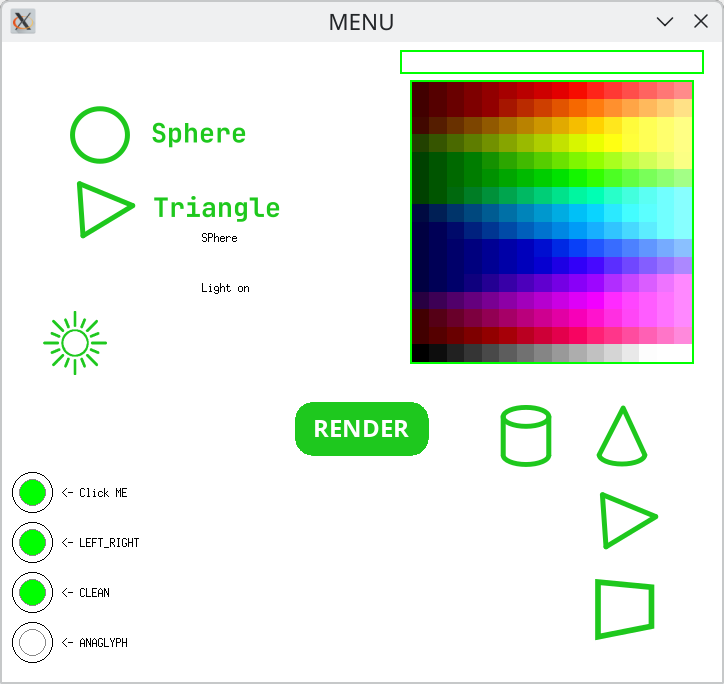
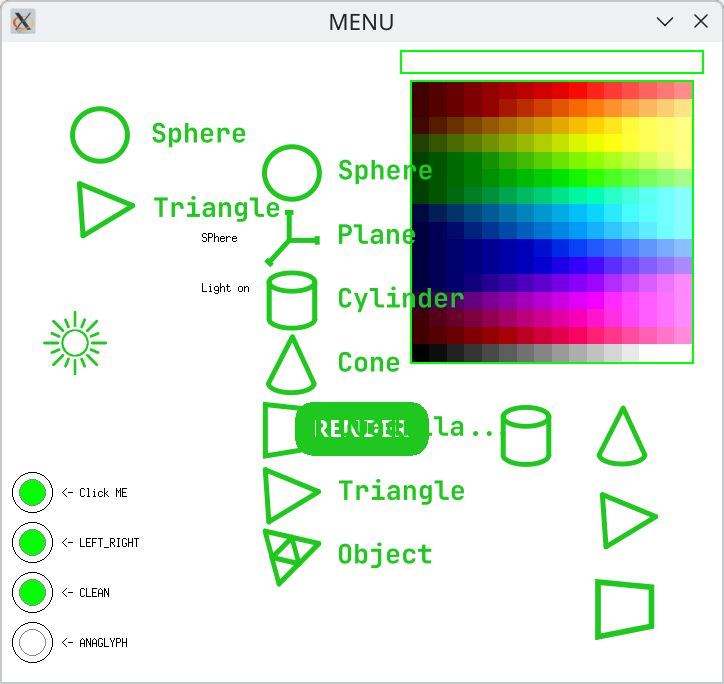
Layered file, before and after one edit (724px x 684px). Changes by layer:
added layer "figures_ext.png" above "menu_wip.png copy" over (262, 144, 506, 587)
